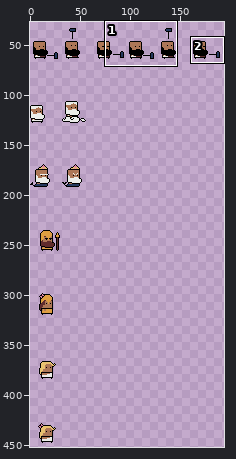
Edited in one commit: pixel-art file (art/characters.aseprite). The picture above shows the old version from afar; the outline marks the close-up.
Close-up. As it was:
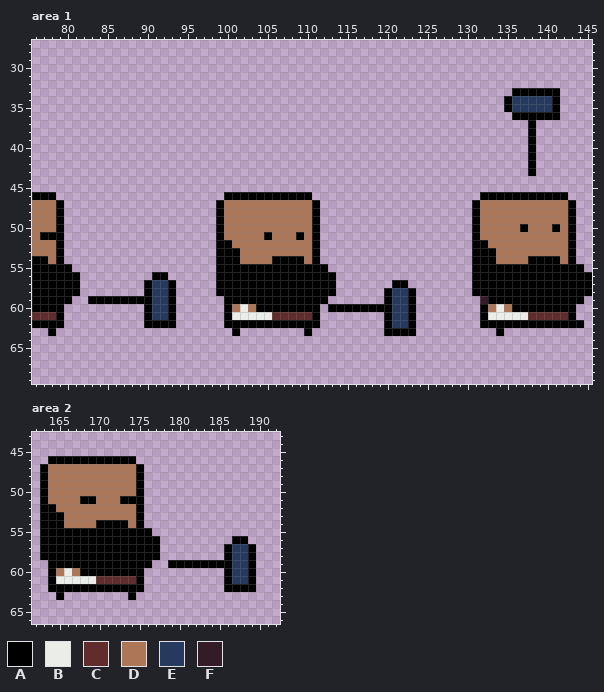
512x512 pixels, 1 frame. Shown: area 1: x 76..145, y 27..69; area 2: x 162..192, y 43..66. The wide view leaves out empty margins.
Palette (. is transparent): A #000000  B #ebede9  C #602c2c  D #ad7757  E #253a5e  F #341c27
Pixels before, area 1 (only the part around the change), first column x 77:
29 .....................................................................
30 .....................................................................
31 .....................................................................
32 .....................................................................
33 ...........................................................AAAAAA....
34 ..........................................................AEEEEEA....
35 ..........................................................AEEEEEA....
36 ...........................................................AAAAAA....
37 .............................................................A.......
38 .............................................................A.......
39 .............................................................A.......
40 .............................................................A.......
41 .............................................................A.......
42 .............................................................A.......
43 .............................................................A.......
44 .....................................................................
45 .....................................................................
46 AA.....................AAAAAAAAAAA.....................AAAAAAAAAAA...
47 DDA...................ADDDDDDDDDDDA...................ADDDDDDDDDDDA..
48 DDA...................ADDDDDDDDDDDA...................ADDDDDDDDDDDA..
49 DDA...................ADDDDDDDDDDDA...................ADDDDDDDDDDDA..
50 DDA...................ADDDDDDDDDDDA...................ADDDDDADDDADA..
51 AAA...................ADDDDDADDDADA...................ADDDDDDDDDDDA..
52 DDA...................AADDDDDDDDDDA...................AADDDDDDDDDDA..
53 DDA...................AAADDDDDDDDDA...................AAADDDDDDDDDA..
54 ADA...................AAADDDDAAAADA...................AAADDDDAAAADA..
55 AAAA..................AAAAAAAAAAAAAA..................AAAAAAAAAAAAAA.
56 AAAAA.........AA......AAAAAAAAAAAAAAA.................AAAAAAAAAAAAAAA
57 AAAAA........AEEA.....AAAAAAAAAAAAAAA.......AA........AAAAAAAAAAAAAAA
58 AAAAA........AEEA.....AAAAAAAAAAAAAAA......AEEA.......AAAAAAAAAAAAAAA
59 AAAA..AAAAAAAAEEA......AAAAAAAAAAAAA.......AEEA........FAAAAAAAAAAAA.
60 AAA..........AEEA......ADBDAAAAAAAA.AAAAAAAAEEA........ADBDAAAAAAAA..
61 CCA..........AEEA......ABBBBBCCCCCA........AEEA........ABBBBBCCCCCA..
62 AAA..........AAAA......AAAAAAAAAAAA........AEEA........AAAAAAAAAAAAA.
63 .A......................A........A.........AAAA..........A...........
64 .....................................................................
65 .....................................................................
66 .....................................................................
67 .....................................................................
68 .....................................................................
69 .....................................................................
Pixels before, area 2, first column x 163:
46 .AAAAAAAAAAA...............
47 ADDDDDDDDDDDA..............
48 ADDDDDDDDDDDA..............
49 ADDDDDDDDDDDA..............
50 ADDDDDDDDDDDA..............
51 ADDDDAADDDAAA..............
52 AADDDDDDDDDDA..............
53 AAADDDDDDDDDA..............
54 AAADDDDAAAADA..............
55 AAAAAAAAAAAAAA.............
56 AAAAAAAAAAAAAAA.........AA.
57 AAAAAAAAAAAAAAA........AEEA
58 AAAAAAAAAAAAAAA........AEEA
59 .AAAAAAAAAAAAA..AAAAAAAAEEA
60 .ADBDAAAAAAAA..........AEEA
61 .ABBBBBCCCCCA..........AEEA
62 .AAAAAAAAAAAA..........AAAA
63 ..A........A...............
The result:
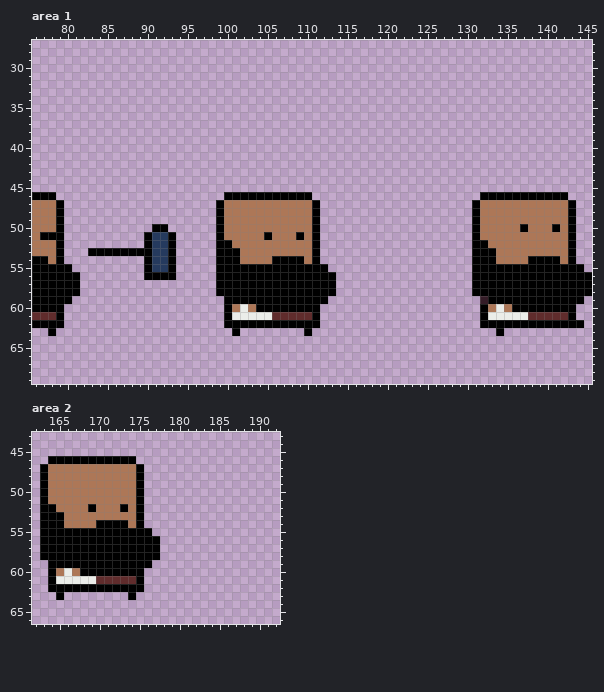
Commit message: Bellows spritesheet.
Edits made:
{"where": "area 1"}
{"y":33,"x":136,"old":"AAAAAA","new":"......"}
{"y":34,"x":135,"old":"AEEEEEA","new":"......."}
{"y":35,"x":135,"old":"AEEEEEA","new":"......."}
{"y":36,"x":136,"old":"AAAAAA","new":"......"}
{"y":37,"x":138,"old":"A","new":"."}
{"y":38,"x":138,"old":"A","new":"."}
{"y":39,"x":138,"old":"A","new":"."}
{"y":40,"x":138,"old":"A","new":"."}
{"y":41,"x":138,"old":"A","new":"."}
{"y":42,"x":138,"old":"A","new":"."}
{"y":43,"x":138,"old":"A","new":"."}
{"y":50,"x":91,"old":"..","new":"AA"}
{"y":51,"x":90,"old":"....","new":"AEEA"}
{"y":52,"x":90,"old":"....","new":"AEEA"}
{"y":53,"x":83,"old":"...........","new":"AAAAAAAAEEA"}
{"y":54,"x":90,"old":"....","new":"AEEA"}
{"y":55,"x":90,"old":"....","new":"AEEA"}
{"y":56,"x":90,"old":".","new":"A"}
{"y":56,"x":93,"old":".","new":"A"}
{"y":57,"x":90,"old":"AEEA","new":"...."}
{"y":57,"x":121,"old":"AA","new":".."}
{"y":58,"x":90,"old":"AEEA","new":"...."}
{"y":58,"x":120,"old":"AEEA","new":"...."}
{"y":59,"x":83,"old":"AAAAAAAAEEA","new":"..........."}
{"y":59,"x":120,"old":"AEEA","new":"...."}
{"y":60,"x":90,"old":"AEEA","new":"...."}
{"y":60,"x":113,"old":"AAAAAAAAEEA","new":"..........."}
{"y":61,"x":90,"old":"AEEA","new":"...."}
{"y":61,"x":120,"old":"AEEA","new":"...."}
{"y":62,"x":90,"old":"AAAA","new":"...."}
{"y":62,"x":120,"old":"AEEA","new":"...."}
{"y":63,"x":120,"old":"AAAA","new":"...."}
{"where": "area 2"}
{"y":51,"x":168,"old":"AA","new":"DD"}
{"y":51,"x":173,"old":"AA","new":"DD"}
{"y":52,"x":169,"old":"D","new":"A"}
{"y":52,"x":173,"old":"D","new":"A"}
{"y":56,"x":187,"old":"AA","new":".."}
{"y":57,"x":186,"old":"AEEA","new":"...."}
{"y":58,"x":186,"old":"AEEA","new":"...."}
{"y":59,"x":179,"old":"AAAAAAAAEEA","new":"..........."}
{"y":60,"x":186,"old":"AEEA","new":"...."}
{"y":61,"x":186,"old":"AEEA","new":"...."}
{"y":62,"x":186,"old":"AAAA","new":"...."}
{"label":"erased","picture_box":[504,88,560,176]}
{"label":"changed","picture_box":[88,224,176,328]}
{"label":"erased","picture_box":[328,280,416,336]}
{"label":"changed","picture_box":[80,496,136,512]}
{"label":"erased","picture_box":[168,536,256,592]}
